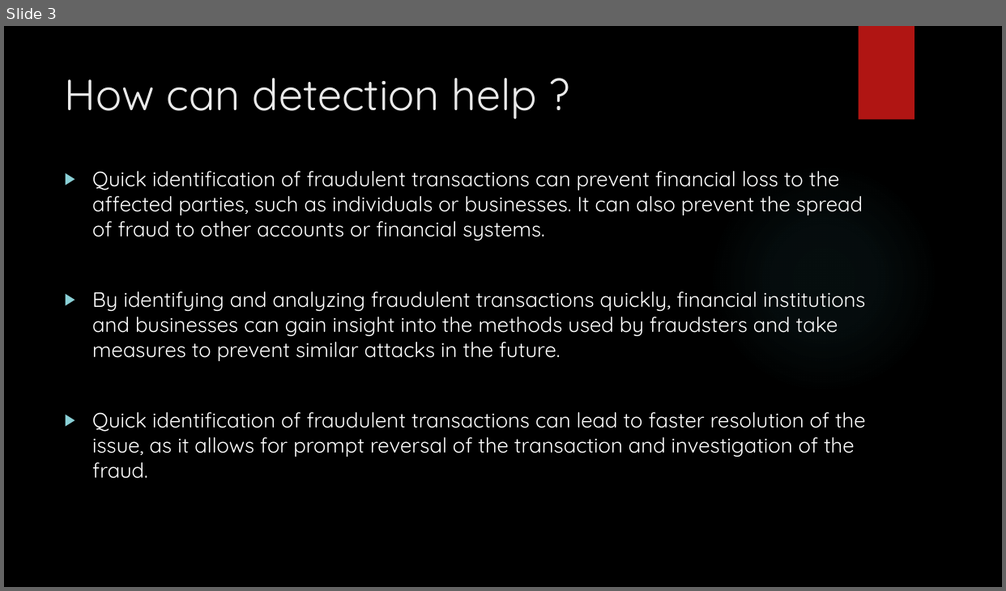
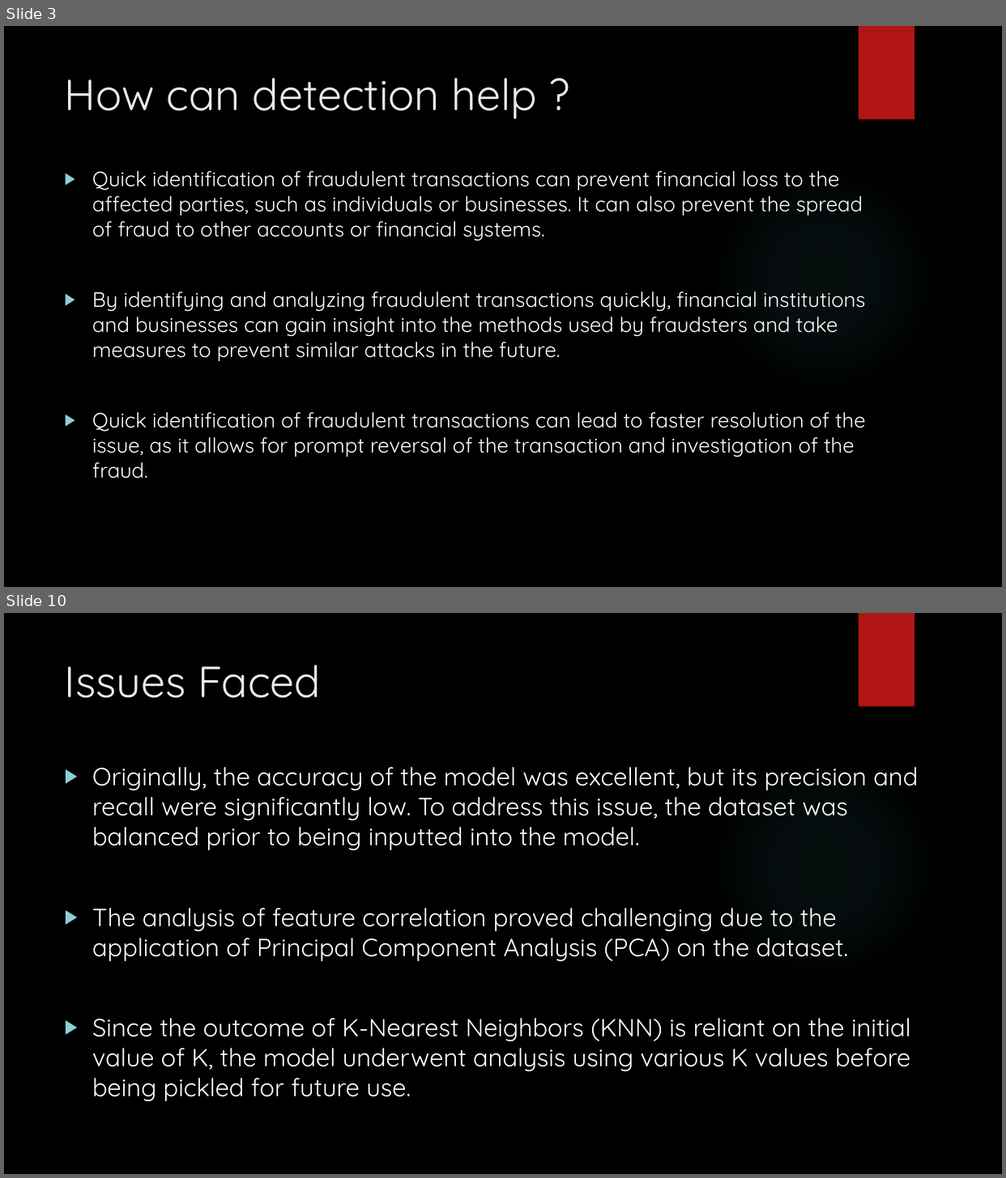
Before and after one commit to de-coding-life/Credit_Card_Fraud_Detection, a slide deck: Presentation/Presentation.pptx. Shown one above the other, each under a label of ours: slide 3 before the commit, slides 3 and 10 after it; the slides between them are not shown. The pictures are 1006x591 and 1006x1178 pixels, drawn with LibreOffice and Linux fonts; fonts in the diff are those of the drawing; background and template pictures are left out. Boxes give left, top, right and bottom in pixels: in the first picture for what was removed or moved away, otherwise in the second. Text is boxed around its words. In the diff, an @@ line names an element or a change of style, - is before the commit and + after.

```diff
--- a/Presentation/Presentation.pptx
+++ b/Presentation/Presentation.pptx
@@ slide 10 added at (4,613,1002,1174), background picture (left out); not listed: 2 template elements that a slide beside it also shows @@
@@ title added at (65,665,321,698), 42 pt, text #EBEBEB @@
+Issues Faced
@@ text added at (92,767,918,1101), 24 pt, text #FFFFFF @@
+▶ Originally, the accuracy of the model was excellent, but its precision and recall were significantly low. To address this issue, the dataset was balanced prior to being inputted into the model.
+▶ The analysis of feature correlation proved challenging due to the application of Principal Component Analysis (PCA) on the dataset.
+▶ Since the outcome of K-Nearest Neighbors (KNN) is reliant on the initial value of K, the model underwent analysis using various K values before being pickled for future use.
```
Also in this commit, not shown: 1 slide changed, 7 other slides added, 7 other files.
